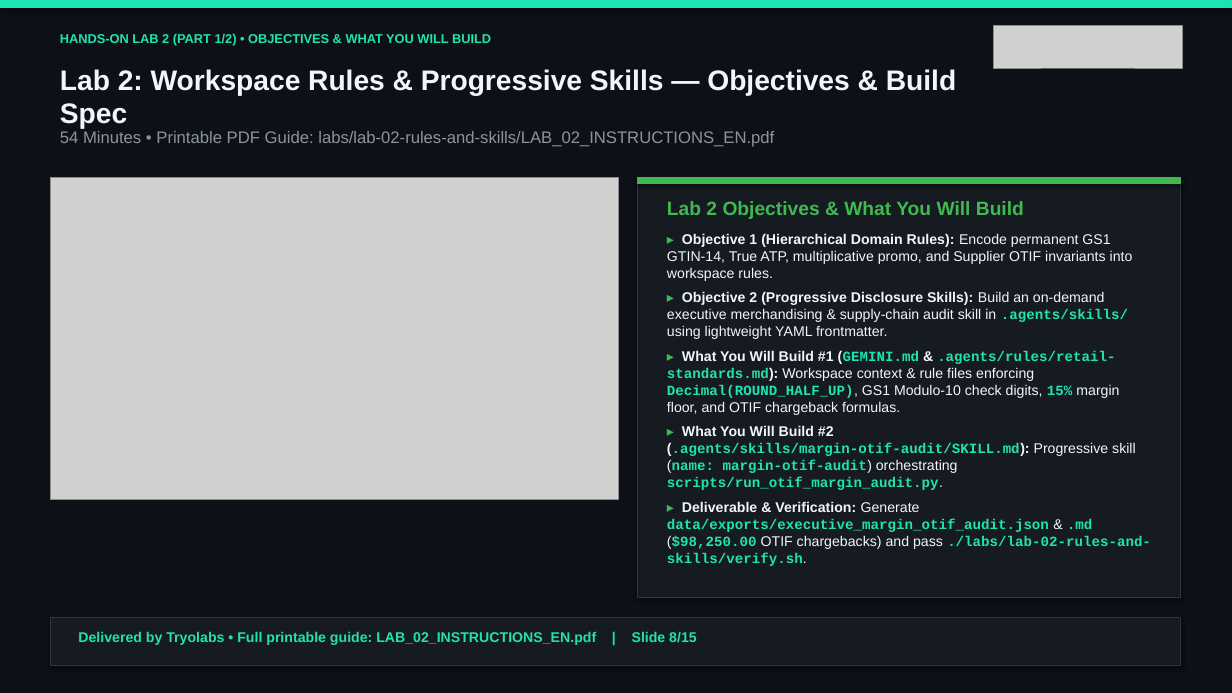
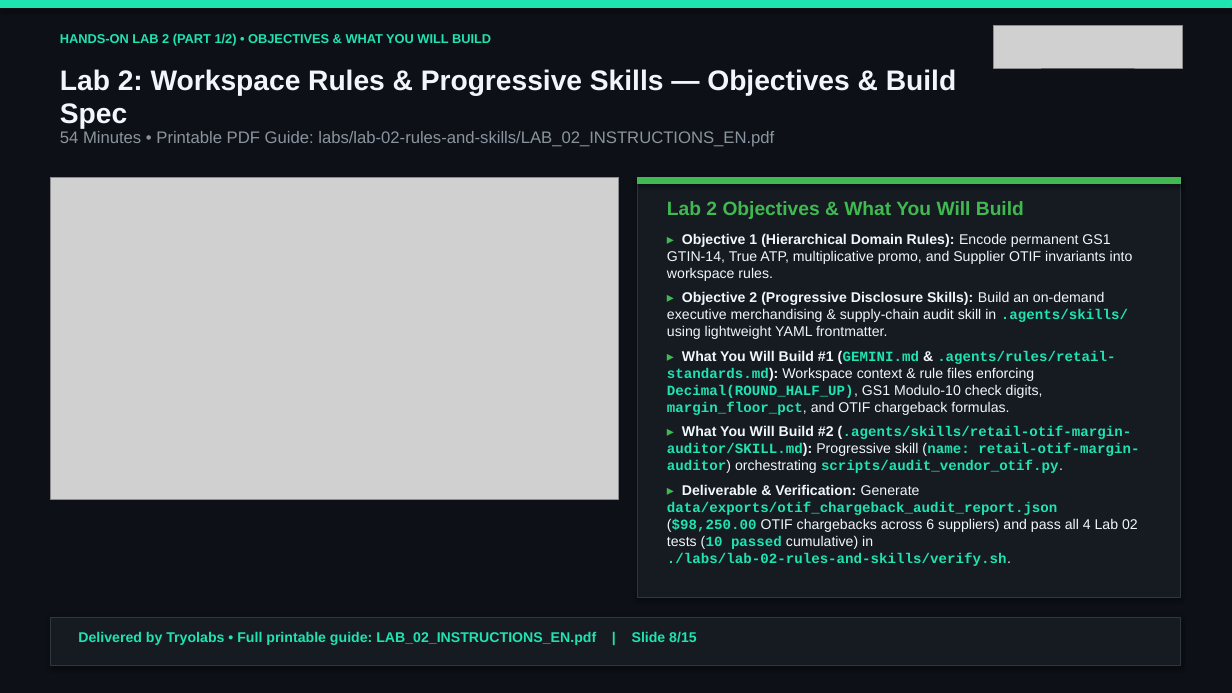
Before and after one commit to tryolabs/antigravity-workshop-retail, a slide deck: slide 8 of slides/antigravity_retail_workshop_en.pptx. Drawn at 1232x693 pixels with LibreOffice and Linux fonts; fonts in the diff are those of the drawing; grey boxes stand for pictures. Boxes give left, top, right and bottom in pixels: in the first picture for what was removed or moved away, otherwise in the second. Text is boxed around its words. In the diff, an @@ line names an element or a change of style, - is before the commit and + after.

```diff
--- a/slides/antigravity_retail_workshop_en.pptx
+++ b/slides/antigravity_retail_workshop_en.pptx
@@ text at [667,350,1139,566]: text changed @@
-▸ What You Will Build #1 (GEMINI.md & .agents/rules/retail-standards.md): Workspace context & rule files enforcing Decimal(ROUND_HALF_UP), GS1 Modulo-10 check digits, 15% margin floor, and OTIF chargeback formulas.
-▸ What You Will Build #2 (.agents/skills/margin-otif-audit/SKILL.md): Progressive skill (name: margin-otif-audit) orchestrating scripts/run_otif_margin_audit.py.
-▸ Deliverable & Verification: Generate data/exports/executive_margin_otif_audit.json & .md ($98,250.00 OTIF chargebacks) and pass ./labs/lab-02-rules-and-skills/verify.sh.
+▸ What You Will Build #1 (GEMINI.md & .agents/rules/retail-standards.md): Workspace context & rule files enforcing Decimal(ROUND_HALF_UP), GS1 Modulo-10 check digits, margin_floor_pct, and OTIF chargeback formulas.
+▸ What You Will Build #2 (.agents/skills/retail-otif-margin-auditor/SKILL.md): Progressive skill (name: retail-otif-margin-auditor) orchestrating scripts/audit_vendor_otif.py.
+▸ Deliverable & Verification: Generate data/exports/otif_chargeback_audit_report.json ($98,250.00 OTIF chargebacks across 6 suppliers) and pass all 4 Lab 02 tests (10 passed cumulative) in ./labs/lab-02-rules-and-skills/verify.sh.
```
Also in this commit, not shown: 8 other slides changed, 44 other files.
